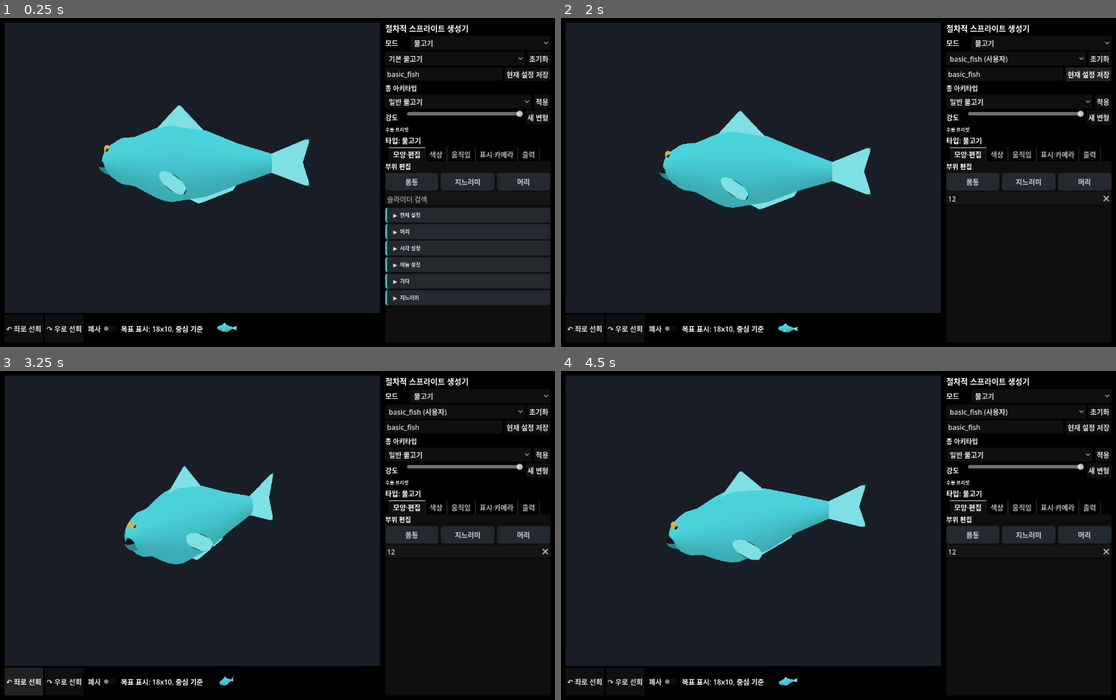
Above: before the commit, frames 1-4 (two rows, left to right).
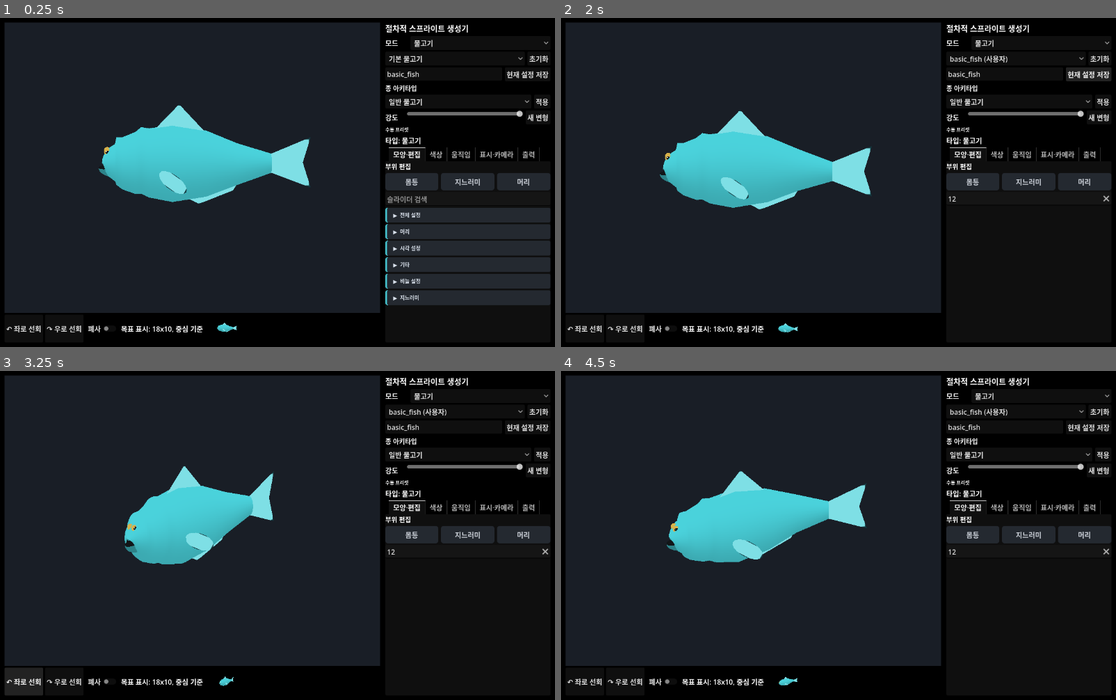
Above: after the commit, the same moments.

Repository: currywhaleshark/aquarium_sprite_mock-up_generator
Game: Godot game, scene res://scenes/Main.tscn
Two runs of this game, one before a commit and one after it. Both use one fixed random seed, a clock stepped at 60 frames per second and the inputs below.
Inputs (mouse positions are in pixels of both pictures, inside the frame that each line leads up to):
- Up to frame 1 (0.25 s): no input
- Up to frame 2 (2 s): click (1027, 198) at 0.52 s; type "12" at 0.6 s; click "현재 설정 저장" at 1.25 s
- Up to frame 3 (3.25 s): tap Enter at 2 s; move the mouse to (399, 519) at 2.02 s; hold D 2.03-2.75 s; tap R at 2.1 s; click (399, 519) at 2.17 s; tap Space at 2.27, 2.57 s; click "↶ 좌로 선회" at 2.75 s
- Up to frame 4 (4.5 s): click "↷ 우로 선회" at 3.5 s; drag from (727, 551) to (810, 601) at 4.27 s

The runs differ from the first frame. In frame 1, 0.4% of the frame differs, in the area x 17-76%, y 26-96%; in frame 2, 0.3%; in frame 3, 0.3%; in frame 4, 0.3%.

Commit message:
Default presets to unified surface

Diff:
--- a/scripts/creature/BodyProfile.gd
+++ b/scripts/creature/BodyProfile.gd
@@ -178,7 +178,8 @@
 	"archetype_id": true,
 	"archetype_strength": true,
 	"variant_seed": true,
-	"marking_layers": true
+	"marking_layers": true,
+	"unified_surface_enabled": true
 }
 
 const PATTERN_TYPE_NAMES := ["none", "stripes", "horizontal_stripes", "spots", "zebra", "marbled", "reticulated", "whale_grid", "speckles"]
@@ -590,7 +591,7 @@
 	updated["global"] = _pick(normalized_parameters, [
 		"body_length", "body_height", "body_width", "projection_hint",
 		"show_ring_guides", "shell_enabled", "shell_expand",
-		"shell_color_mix", "shell_opacity", "shell_roundness", "head_size", "head_length", "head_offset",
+		"shell_color_mix", "shell_opacity", "shell_roundness", "unified_surface_enabled", "head_size", "head_length", "head_offset",
 		"eye_size", "eye_position_x", "eye_position_y", "eye_bulge", "eye_spacing"
 	])
 	updated["body_profile"] = normalized_parameters.get("body_profile", {})
--- a/scripts/presets/PresetStore.gd
+++ b/scripts/presets/PresetStore.gd
@@ -125,6 +125,8 @@
 		parameters["creature_type"] = mode
 		if mode == CreatureModeScript.FISH or mode == CreatureModeScript.SHARK:
 			parameters["body_profile"] = BodyProfileScript.ensure_body_profile(parameters)
+			if not parameters.has("unified_surface_enabled"):
+				parameters["unified_surface_enabled"] = 1.0
 			BodyProfileScript.normalize_motion_parameters(parameters)
 		BodyProfileScript.ensure_visual_parameters(parameters)
 		parameters = BodyProfileScript.sanitize_parameters_for_mode(parameters, mode)
@@ -135,6 +137,8 @@
 	parameters["creature_type"] = mode
 	if mode == CreatureModeScript.FISH or mode == CreatureModeScript.SHARK:
 		parameters["body_profile"] = BodyProfileScript.ensure_body_profile(parameters)
+		if not parameters.has("unified_surface_enabled"):
+			parameters["unified_surface_enabled"] = 1.0
 	normalized["parameters"] = parameters
 	_sanitize_profile_dictionaries(normalized, mode)
 	return normalized
--- a/scripts/tools/SharkHeadShellSeamTest.gd
+++ b/scripts/tools/SharkHeadShellSeamTest.gd
@@ -119,6 +119,7 @@
 	assert(not preset.is_empty())
 	var base: Dictionary = preset.get("parameters", {}).duplicate(true)
 	assert(not base.is_empty())
+	base["unified_surface_enabled"] = 0.0
 
 	var shark: SharkRig = SharkRigScript.new()
 	add_child(shark)
--- a/scripts/tools/UnifiedFishRigSurfaceTest.gd
+++ b/scripts/tools/UnifiedFishRigSurfaceTest.gd
@@ -1,10 +1,14 @@
 extends Node
 
 const FishRigScript := preload("res://scripts/creature/FishRig.gd")
+const PresetStoreScript := preload("res://scripts/presets/PresetStore.gd")
 
 var _failed := false
 
 func _ready() -> void:
+	await _test_fish_presets_default_to_unified_surface()
+	if _failed:
+		return
 	await _test_unified_surface_replaces_visible_head_mesh_with_outer_shell_geometry()
 	if _failed:
 		return
@@ -17,6 +21,13 @@
 	print("UNIFIED_FISH_RIG_SURFACE_TEST_OK")
 	get_tree().quit(0)
 
+func _test_fish_presets_default_to_unified_surface() -> void:
+	var preset := PresetStoreScript.find_default_for_mode("fish")
+	_require(not preset.is_empty(), "default fish preset must load")
+	if _failed:
+		return
+	var parameters: Dictionary = preset.get("parameters", {})
+	_require(float(parameters.get("unified_surface_enabled", 0.0)) > 0.5, "default fish preset must enable unified surface")
 func _test_unified_surface_replaces_visible_head_mesh_with_outer_shell_geometry() -> void:
 	var fish: FishRig = FishRigScript.new()
 	add_child(fish)
--- a/scripts/tools/UnifiedSharkRigSurfaceTest.gd
+++ b/scripts/tools/UnifiedSharkRigSurfaceTest.gd
@@ -2,10 +2,14 @@
 
 const SharkRigScript := preload("res://scripts/creature/SharkRig.gd")
 const SharkHeadProfile := preload("res://scripts/creature/SharkHeadProfile.gd")
+const PresetStoreScript := preload("res://scripts/presets/PresetStore.gd")
 
 var _failed := false
 
 func _ready() -> void:
+	await _test_shark_presets_default_to_unified_surface()
+	if _failed:
+		return
 	await _test_unified_surface_uses_shark_head_sampler_without_duplicate_head_mesh()
 	if _failed:
 		return
@@ -15,6 +19,13 @@
 	print("UNIFIED_SHARK_RIG_SURFACE_TEST_OK")
 	get_tree().quit(0)
 
+func _test_shark_presets_default_to_unified_surface() -> void:
+	var preset := PresetStoreScript.find_default_for_mode("shark")
+	_require(not preset.is_empty(), "default shark preset must load")
+	if _failed:
+		return
+	var parameters: Dictionary = preset.get("parameters", {})
+	_require(float(parameters.get("unified_surface_enabled", 0.0)) > 0.5, "default shark preset must enable unified surface")
 func _test_unified_surface_uses_shark_head_sampler_without_duplicate_head_mesh() -> void:
 	var shark: SharkRig = SharkRigScript.new()
 	add_child(shark)
